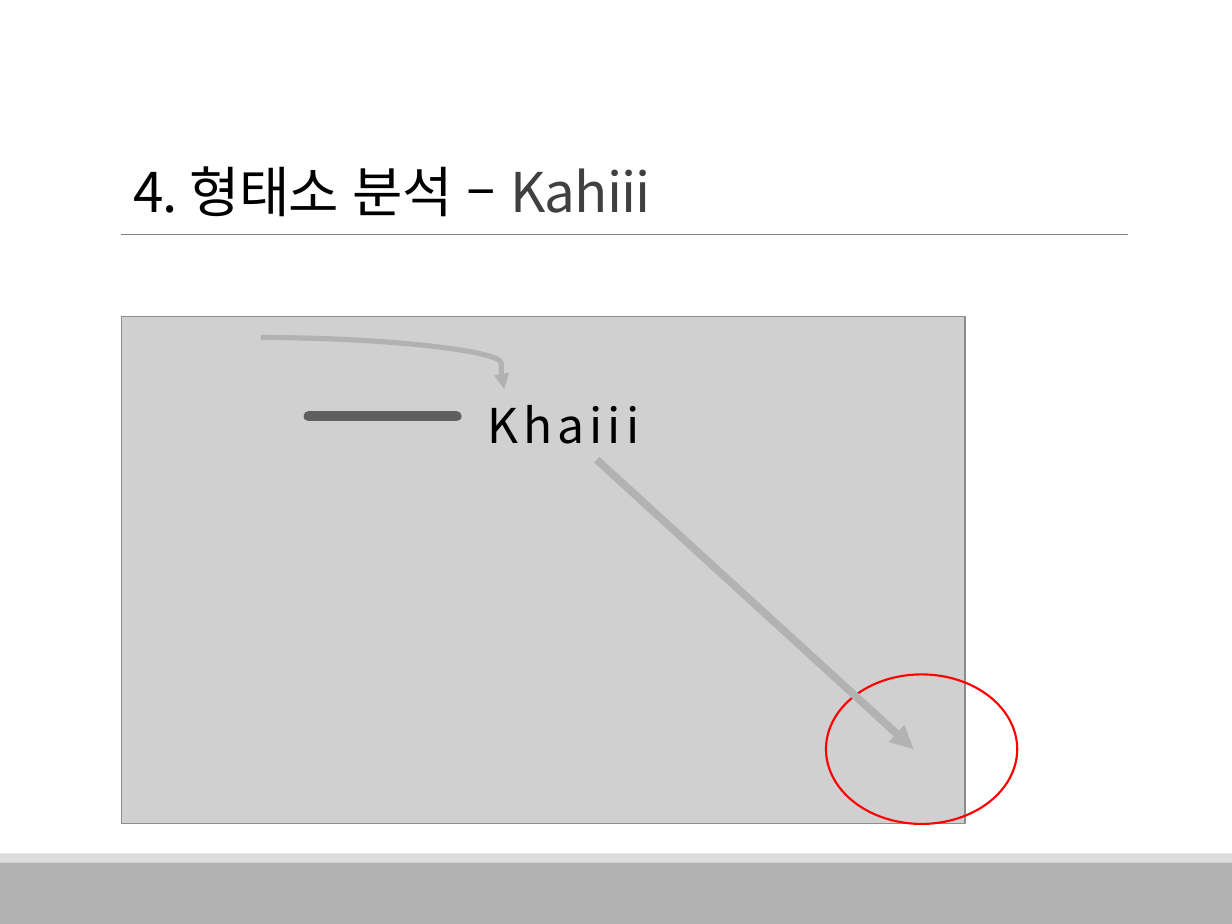
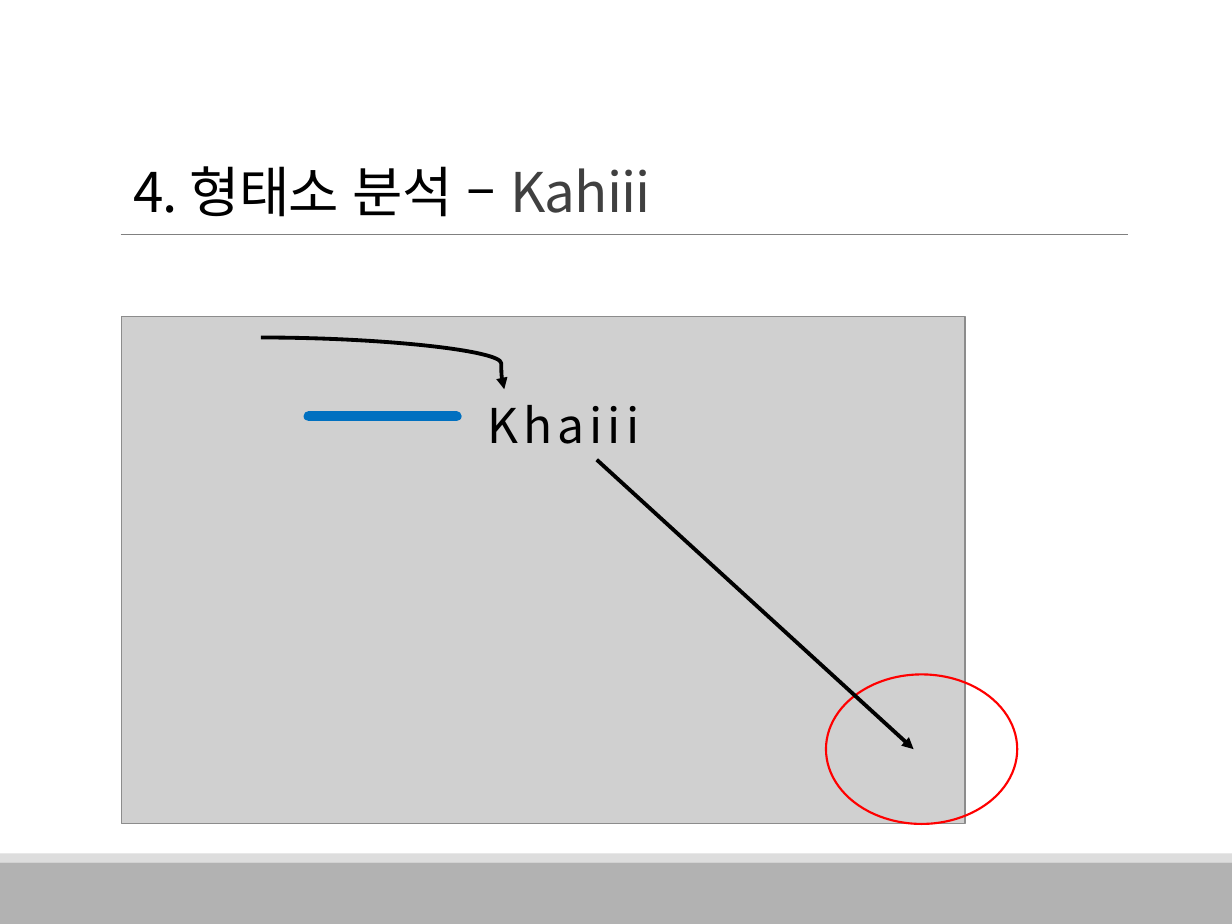
Before and after one commit to HaYongdae/issuewhatshow, a slide deck: slide 16 of doc/최종 PPT.pptx. Drawn at 1232x924 pixels with LibreOffice and Linux fonts; fonts in the diff are those of the drawing; grey boxes stand for pictures. Boxes give left, top, right and bottom in pixels: in the first picture for what was removed or moved away, otherwise in the second. Text is boxed around its words. In the diff, an @@ line names an element or a change of style, - is before the commit and + after.

```diff
--- a/doc/최종 PPT.pptx
+++ b/doc/최종 PPT.pptx
@@ curved arrow (261, 338) - (504, 389): stroke #B2B2B2 3 pt to #000000 2.25 pt @@
@@ line (309, 416) - (457, 416): stroke #5F5F5F 6 pt to #0070C0 6 pt @@
@@ arrow (596, 460) - (914, 749): stroke #B2B2B2 4.5 pt to #000000 2.25 pt @@
```
Also in this commit, not shown: 20 other slides changed, 5 slides added, 9 slides removed.
